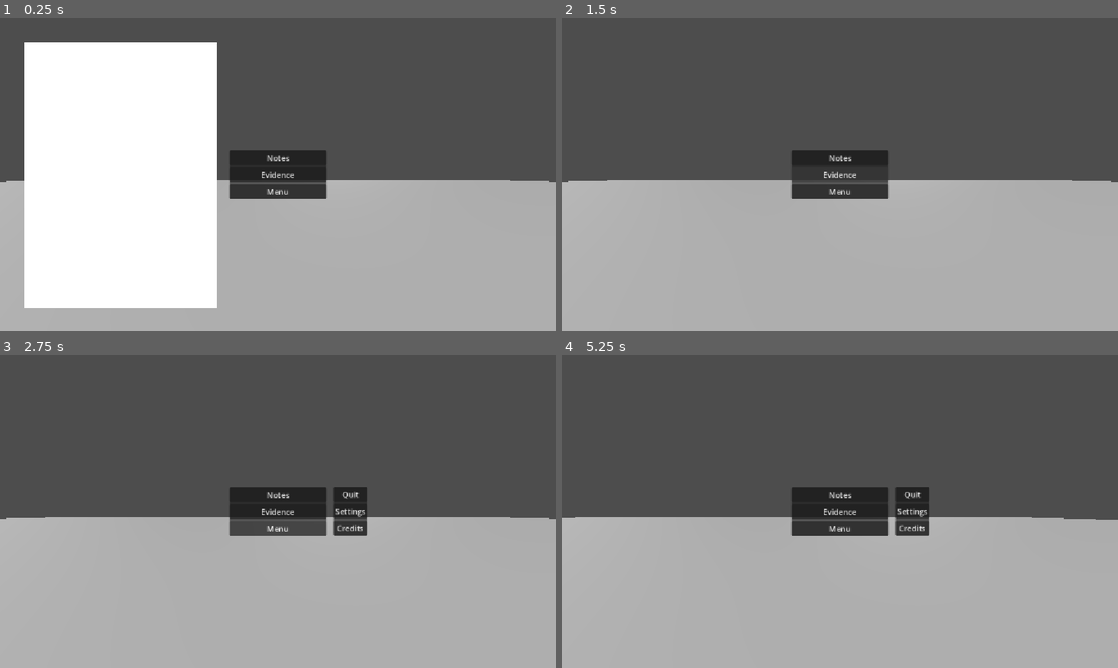
Above: before the commit, frames 1-4 (two rows, left to right).
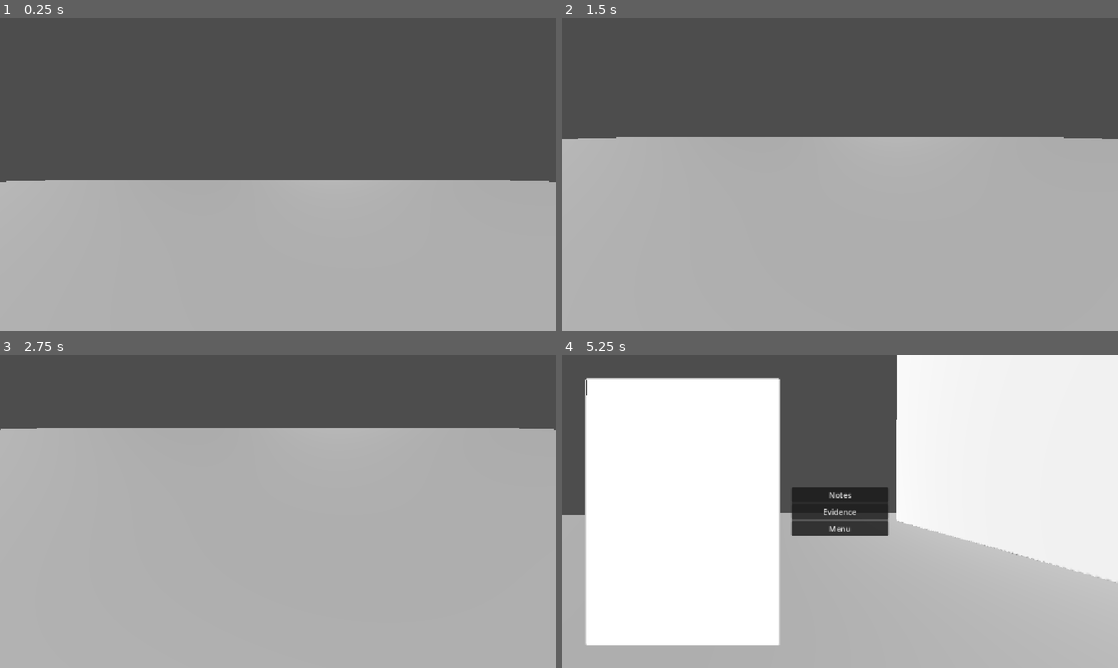
Above: after the commit, the same moments.

Repository: TheBullfrogEngineer/Fugue-Sleuth
Game: Godot game, scene res://Worlds/test_world.tscn
Same seed, same stepped clock (60 frames per second), same inputs: the game is played once before the commit and once after it.
Inputs (mouse positions are in pixels of both pictures, inside the frame that each line leads up to):
- Up to frame 1 (0.25 s): no input
- Up to frame 2 (1.5 s): click (840, 158) at 0.5 s, where only the run before the commit has a clickable "Notes"; click (840, 174) at 1.25 s, where only the run before the commit has a clickable "Evidence"
- Up to frame 3 (2.75 s): click (278, 527) at 2 s, where only the run before the commit has a clickable "Menu"
- Up to frame 4 (5.25 s): click (912, 511) at 2.75 s, where only the run before the commit has a clickable "Settings"; click (912, 527) at 3.5 s, where only the run before the commit has a clickable "Credits"; move the mouse to (962, 495) at 4.27 s; hold D (right) 4.28-5.03 s; hold Q (Notepad) 4.28-5.03 s; click (962, 495) at 4.42 s; move the mouse to (728, 527) at 5.02 s; hold S (down) from 5.03 s (still down); tap Ctrl (Crouch) at 5.1 s; click (728, 527) at 5.17 s

The runs differ from the first frame. In frame 1, 32% of the frame differs, in the area x 4-59%, y 7-93%; in frame 2, 15%; in frame 3, 30%; in frame 4, 55%, in the area x 0-100%, y 0-93%.

Commit message:
Added the pause toggle using 'Q' key. This opens up the notebook and pauses the game.

Diff:
--- a/fugue-sleuth/Menus/notepad.gd
+++ b/fugue-sleuth/Menus/notepad.gd
@@ -1,17 +1,34 @@
 extends Control
 
+var is_paused = false
 
-func resume():
+func _ready() -> void:
+	self.visible = false
+
+func _input(event: InputEvent) -> void:
+	if event.is_action_pressed("Notepad"):
+		pause_toggle()
+
+func pause_toggle():
+	if is_paused:
+		resume()
+	else:
+		pause()
+
+
+func pause() -> void:
+	is_paused = true
+	visible = true
+	get_tree().paused = true
+	Input.mouse_mode = Input.MOUSE_MODE_CONFINED
+
+
+func resume() -> void:
+	is_paused = false
+	visible = false
 	get_tree().paused = false
+	Input.mouse_mode = Input.MOUSE_MODE_HIDDEN
 
-func pause():
-	get_tree().paused = true
-#This doesn't work so somebody please fix it
-func menu_toggle():
-	if Input.is_action_just_pressed("Notepad") and get_tree().paused == false:
-		pause()
-	elif Input.is_action_just_pressed("Notepad") and get_tree().paused == true:
-		resume()
 
 #Everything down here works fine
 func _on_notes_pressed() -> void:
